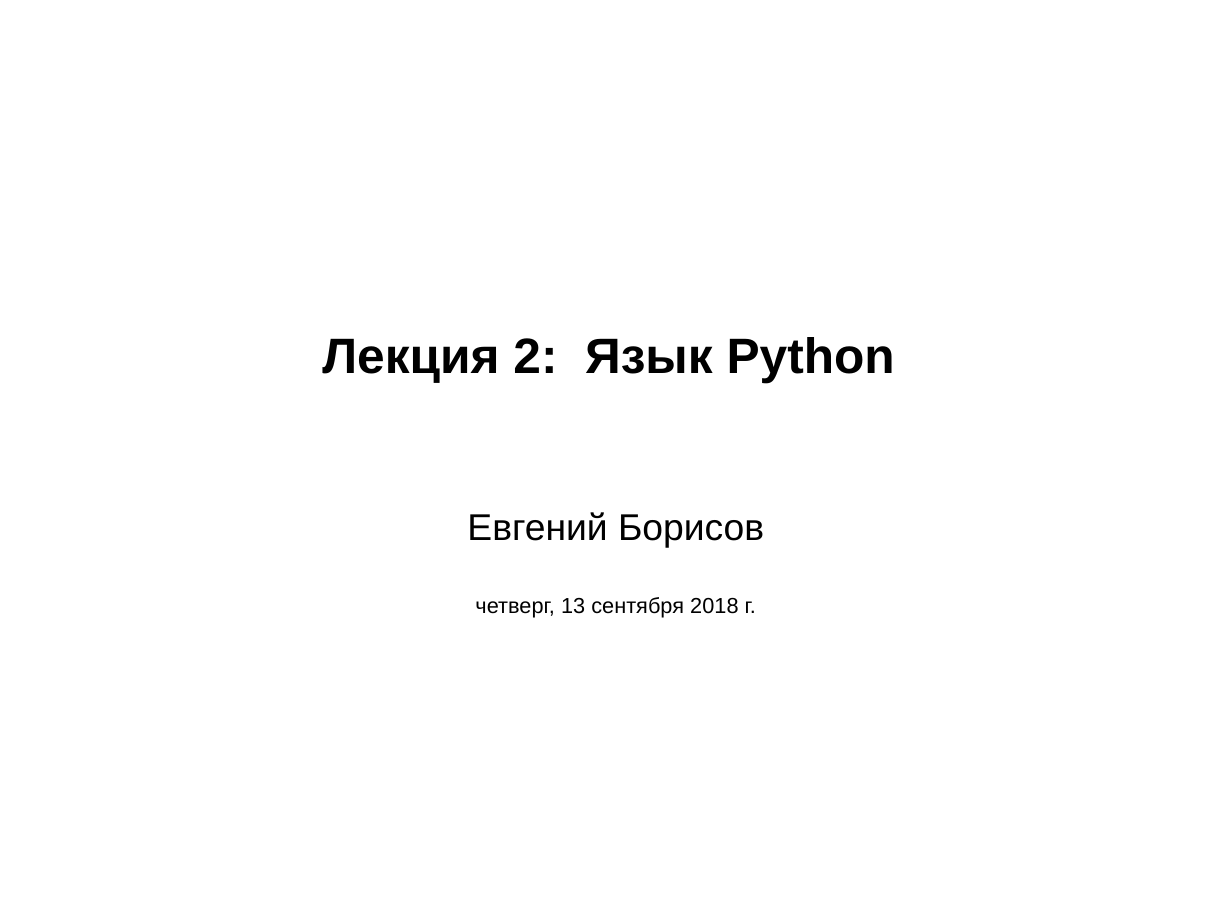
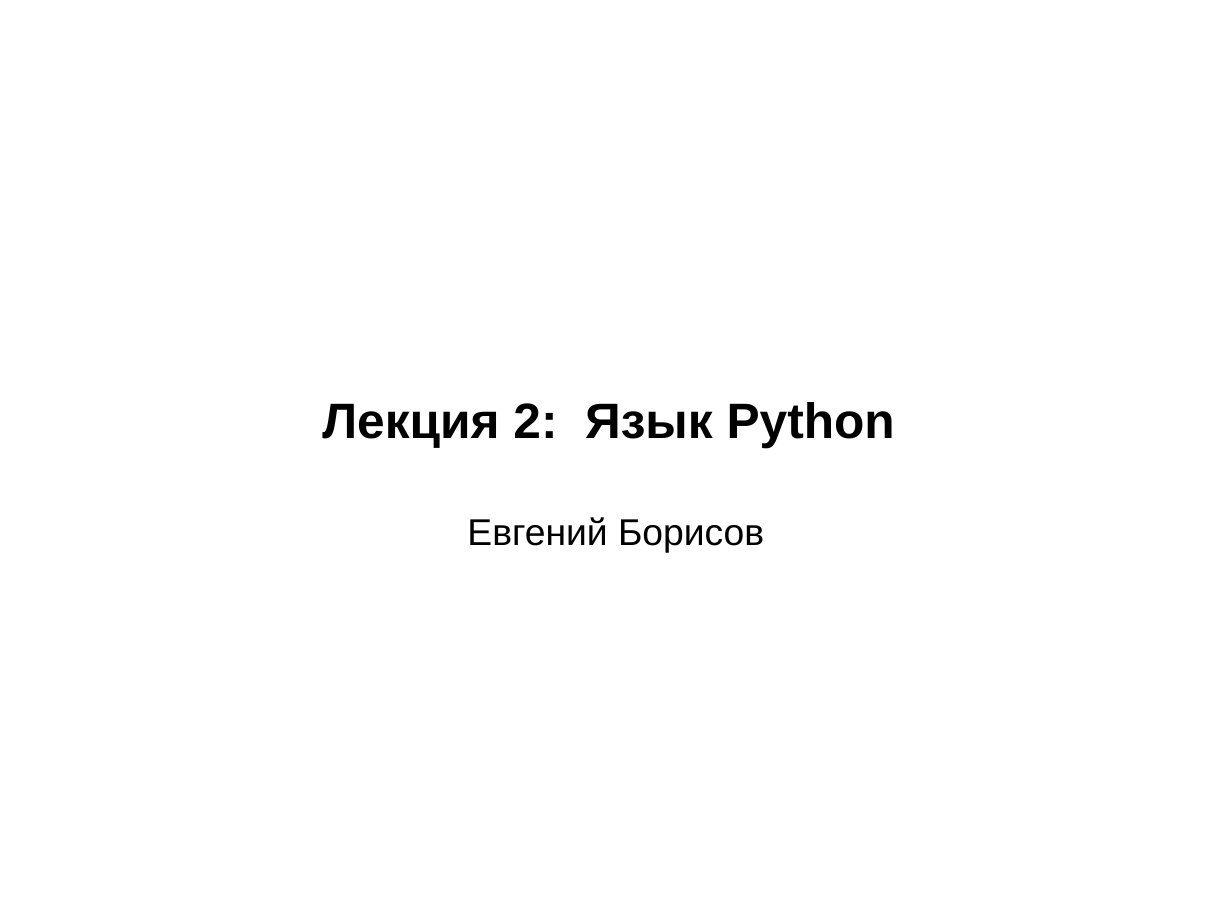
Before and after one commit to mechanoid5/ml_lectorium_legacy, a slide deck: slide 1 of 01-python.odp. Drawn at 1232x924 pixels with LibreOffice and Linux fonts; fonts in the diff are those of the drawing; background and template pictures are left out. Boxes give left, top, right and bottom in pixels: in the first picture for what was removed or moved away, otherwise in the second. Text is boxed around its words. In the diff, an @@ line names an element or a change of style, - is before the commit and + after.

```diff
--- a/01-python.odp
+++ b/01-python.odp
@@ subtitle at bbox=[475, 597, 756, 618]: paragraph removed @@
-четверг, 13 сентября 2018 г.
```
Also in this commit, not shown: 29 other files.
